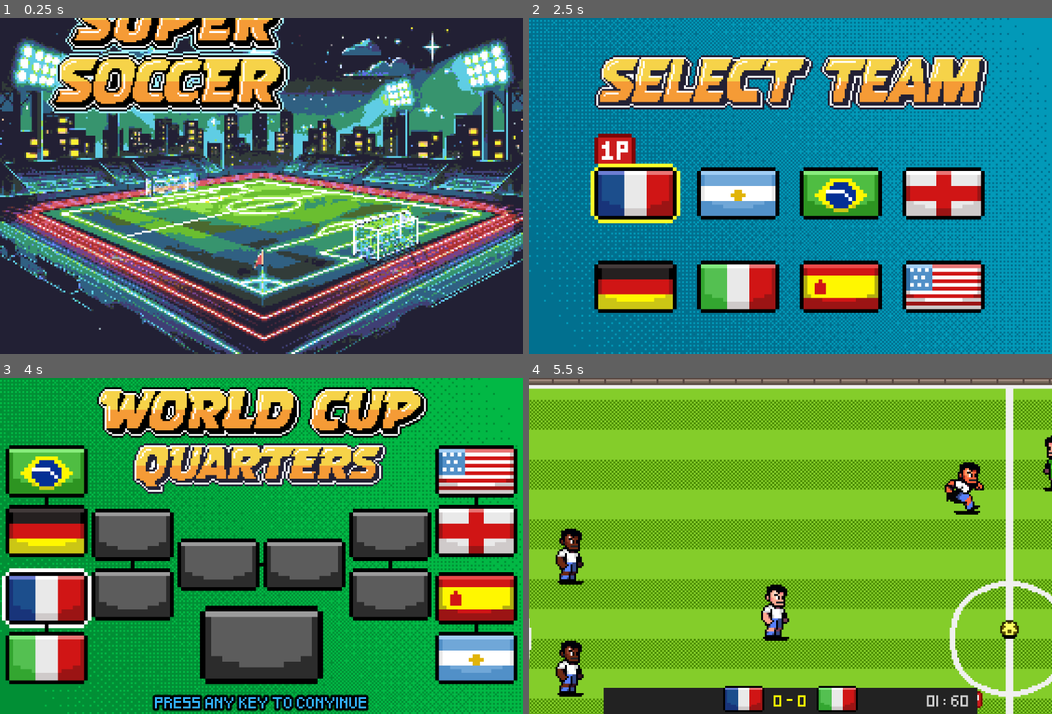
Above: before the commit, frames 1-4 (two rows, left to right).
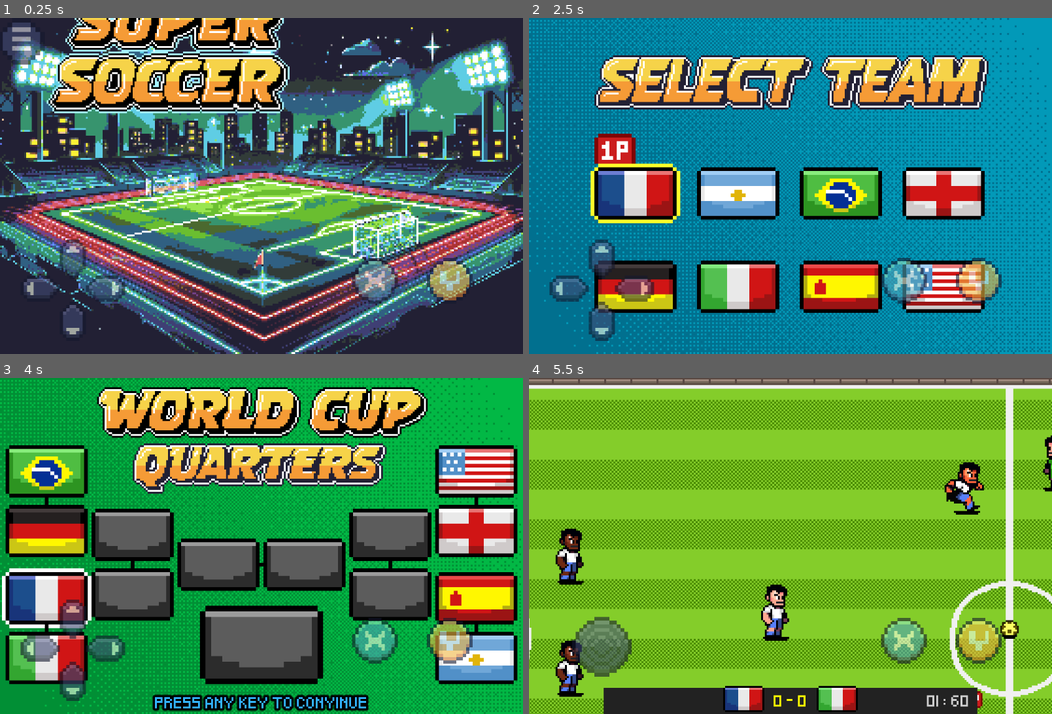
Above: after the commit, the same moments.

Repository: exfinmax/2Dsoccer-game
Game: Godot game, scene res://scenes/soccer_game.tscn
The game is run twice, just before and just after one commit, with the same random seed, the same clock (stepped at 60 frames per second) and the same inputs.
Inputs (mouse positions are in pixels of both pictures, inside the frame that each line leads up to):
- Up to frame 1 (0.25 s): no input
- Up to frame 2 (2.5 s): move the mouse to (905, 169) at 0.52 s; hold D (p1_right) 0.53-1.25 s; tap K (p1_pass) at 0.6, 2.1 s; click (905, 169) at 0.67 s; tap J (p1_shoot) at 0.8, 2.3 s; drag from (685, 202) to (764, 253) at 1.27 s; move the mouse to (842, 112) at 2.02 s; hold D (p1_right) from 2.03 s (still down)
- Up to frame 3 (4 s): release D (p1_right) at 2.75 s; drag from (235, 613) to (104, 495) at 2.77 s; move the mouse to (418, 596) at 3.52 s; hold A (p1_left) from 3.53 s (still down); tap Down (p2_down) at 3.6 s; tap J (p1_shoot) at 3.8 s
- Up to frame 4 (5.5 s): tap Escape (set) at 4.15 s; release A (p1_left) at 4.25 s; tap Enter at 4.25, 5 s; drag from (633, 495) to (712, 462) at 4.27 s; move the mouse to (816, 546) at 5.02 s; hold S (p1_down) from 5.03 s (still down); tap Keypad 3 (p2_pass) at 5.1 s; click (816, 546) at 5.17 s; tap J (p1_shoot) at 5.3 s

The runs differ from the first frame. In frame 1, 3.6% of the frame differs, in the area x 0-91%, y 1-95%; in frame 2, 3.5%; in frame 3, 3.7%, in the area x 3-91%, y 65-97%; in frame 4, 3.3%.

Commit message:
added virtual_joypad

Diff:
--- /dev/null
+++ b/UI/VirtualJoypad/actions.gd
@@ -0,0 +1,12 @@
+extends Control
+
+@onready var options: TouchScreenButton = $Options
+
+func _ready() -> void:
+	GameEvents.menu.connect(on_menu_change.bind())
+
+func on_menu_change(is_active:bool) -> void:
+	if is_active:
+		options.visible = true
+	else:
+		options.visible = false
--- /dev/null
+++ b/UI/VirtualJoypad/stick.gd
@@ -0,0 +1,17 @@
+extends Control
+
+
+@onready var knob: TouchScreenButton = $Knob
+@onready var options_actions: Node2D = $OptionsActions
+
+func _init() -> void:
+	GameEvents.control_change.connect(on_option_change.bind())
+
+
+func on_option_change(is_active:bool) -> void:
+	if is_active:
+		knob.visible = false
+		options_actions.visible = true
+	else:
+		knob.visible = true
+		options_actions.visible = false
--- /dev/null
+++ b/UI/VirtualJoypad/touch_screen_button.gd
@@ -0,0 +1,49 @@
+extends TouchScreenButton
+
+const DRAG_RADIUS := 10.0
+
+@onready var rest_pos := global_position
+@onready var sprite_2d: Sprite2D = $"../Sprite2D"
+
+var finger_index := -1
+var drag_offset: Vector2
+
+func _input(event: InputEvent) -> void:
+	var st := event as InputEventScreenTouch
+	if st:
+		if st.pressed && finger_index == -1:
+			var global_pos := st.position * get_canvas_transform()
+			var local_pos := global_pos * get_global_transform()
+			var rect := Rect2i(24,128,34,36)
+			if rect.has_point(global_pos):
+				finger_index = st.index
+				drag_offset = global_pos - global_position
+		elif !st.pressed && st.index == finger_index:
+			sprite_2d.visible = false
+			Input.action_release("p1_left")
+			Input.action_release("p1_right")
+			Input.action_release("p1_up")
+			Input.action_release("p1_down")
+			finger_index = -1
+			global_position = rest_pos
+
+	var sd := event as InputEventScreenDrag
+	if sd && sd.index == finger_index:
+		sprite_2d.visible = true
+		var wish_pos := sd.position * get_canvas_transform() - drag_offset
+		var movement := (wish_pos - rest_pos).limit_length(DRAG_RADIUS)
+		global_position = rest_pos + movement
+
+		movement /= DRAG_RADIUS
+		if movement.x > 0:
+			Input.action_release("p1_left")
+			Input.action_press("p1_right", (movement.x/2 + 0.5))
+		elif movement.x < 0:
+			Input.action_release("p1_right")
+			Input.action_press("p1_left", (-movement.x/2 + 0.5))
+		if movement.y > 0:
+			Input.action_release("p1_up")
+			Input.action_press("p1_down", (movement.y/2 + 0.5))
+		elif movement.y < 0:
+			Input.action_release("p1_down")
+			Input.action_press("p1_up", (-movement.y/2 + 0.5))
--- /dev/null
+++ b/UI/VirtualJoypad/virtual_joypad.tscn
@@ -0,0 +1,175 @@
+[gd_scene load_steps=21 format=3 uid="uid://bjftlwluxnc8o"]
+
+[ext_resource type="Texture2D" uid="uid://cj4tgqcatlkvg" path="res://UI/VirtualJoypad/gdb-xbox-2.png" id="1_251k1"]
+[ext_resource type="Script" uid="uid://cm50x2i3s70ht" path="res://UI/VirtualJoypad/actions.gd" id="1_acavu"]
+[ext_resource type="Script" uid="uid://cpd86g7f3chjf" path="res://UI/VirtualJoypad/touch_screen_button.gd" id="2_aaf8j"]
+[ext_resource type="Script" uid="uid://djsbk523w85os" path="res://UI/VirtualJoypad/stick.gd" id="2_m5xhe"]
+
+[sub_resource type="AtlasTexture" id="AtlasTexture_aaf8j"]
+atlas = ExtResource("1_251k1")
+region = Rect2(17, 177, 14, 14)
+
+[sub_resource type="AtlasTexture" id="AtlasTexture_m5xhe"]
+atlas = ExtResource("1_251k1")
+region = Rect2(65, 178, 14, 14)
+
+[sub_resource type="AtlasTexture" id="AtlasTexture_o03fy"]
+atlas = ExtResource("1_251k1")
+region = Rect2(17, 209, 14, 14)
+
+[sub_resource type="AtlasTexture" id="AtlasTexture_q4yhg"]
+atlas = ExtResource("1_251k1")
+region = Rect2(65, 210, 14, 14)
+
+[sub_resource type="AtlasTexture" id="AtlasTexture_x35uw"]
+atlas = ExtResource("1_251k1")
+region = Rect2(339, 547, 10, 10)
+
+[sub_resource type="AtlasTexture" id="AtlasTexture_wtkmx"]
+atlas = ExtResource("1_251k1")
+region = Rect2(403, 550, 10, 10)
+
+[sub_resource type="AtlasTexture" id="AtlasTexture_2hfml"]
+atlas = ExtResource("1_251k1")
+region = Rect2(176, 352, 16, 16)
+
+[sub_resource type="AtlasTexture" id="AtlasTexture_251k1"]
+atlas = ExtResource("1_251k1")
+region = Rect2(184, 312, 16, 16)
+
+[sub_resource type="AtlasTexture" id="AtlasTexture_papd8"]
+atlas = ExtResource("1_251k1")
+region = Rect2(100, 210, 8, 12)
+
+[sub_resource type="AtlasTexture" id="AtlasTexture_h53oa"]
+atlas = ExtResource("1_251k1")
+region = Rect2(132, 178, 8, 12)
+
+[sub_resource type="AtlasTexture" id="AtlasTexture_7o3rx"]
+atlas = ExtResource("1_251k1")
+region = Rect2(116, 210, 8, 12)
+
+[sub_resource type="AtlasTexture" id="AtlasTexture_8wyls"]
+atlas = ExtResource("1_251k1")
+region = Rect2(148, 178, 8, 12)
+
+[sub_resource type="AtlasTexture" id="AtlasTexture_vk4fr"]
+atlas = ExtResource("1_251k1")
+region = Rect2(98, 227, 12, 8)
+
+[sub_resource type="AtlasTexture" id="AtlasTexture_xlvj1"]
+atlas = ExtResource("1_251k1")
+region = Rect2(130, 195, 12, 8)
+
+[sub_resource type="AtlasTexture" id="AtlasTexture_gms26"]
+atlas = ExtResource("1_251k1")
+region = Rect2(114, 227, 12, 8)
+
+[sub_resource type="AtlasTexture" id="AtlasTexture_1bkao"]
+atlas = ExtResource("1_251k1")
+region = Rect2(146, 195, 12, 8)
+
+[node name="VirtualJoypad" type="Control"]
+process_mode = 3
+layout_mode = 3
+anchors_preset = 15
+anchor_right = 1.0
+anchor_bottom = 1.0
+grow_horizontal = 2
+grow_vertical = 2
+
+[node name="Actions" type="Control" parent="."]
+layout_mode = 1
+anchors_preset = 3
+anchor_left = 1.0
+anchor_top = 1.0
+anchor_right = 1.0
+anchor_bottom = 1.0
+offset_left = -54.0
+offset_top = -34.0
+offset_right = -54.0
+offset_bottom = -34.0
+grow_horizontal = 0
+grow_vertical = 0
+scale = Vector2(2.5, 2.5)
+script = ExtResource("1_acavu")
+
+[node name="Attack" type="TouchScreenButton" parent="Actions"]
+position = Vector2(-15, -7)
+scale = Vector2(0.7, 0.7)
+texture_normal = SubResource("AtlasTexture_aaf8j")
+texture_pressed = SubResource("AtlasTexture_m5xhe")
+action = "p1_shoot"
+visibility_mode = 1
+
+[node name="Jump" type="TouchScreenButton" parent="Actions"]
+position = Vector2(1, -7)
+scale = Vector2(0.7, 0.7)
+texture_normal = SubResource("AtlasTexture_o03fy")
+texture_pressed = SubResource("AtlasTexture_q4yhg")
+action = "p1_pass"
+visibility_mode = 1
+
+[node name="Options" type="TouchScreenButton" parent="Actions"]
+position = Vector2(-90.8, -58.4)
+texture_normal = SubResource("AtlasTexture_x35uw")
+texture_pressed = SubResource("AtlasTexture_wtkmx")
+action = "set"
+visibility_mode = 1
+
+[node name="Stick" type="Control" parent="."]
+layout_mode = 1
+anchors_preset = 2
+anchor_top = 1.0
+anchor_bottom = 1.0
+offset_top = -180.0
+offset_bottom = -180.0
+grow_vertical = 0
+scale = Vector2(2.5, 2.5)
+script = ExtResource("2_m5xhe")
+
+[node name="Sprite2D" type="Sprite2D" parent="Stick"]
+visible = false
+position = Vector2(15.2, 57.6)
+scale = Vector2(0.8, 0.8)
+texture = SubResource("AtlasTexture_2hfml")
+
+[node name="Knob" type="TouchScreenButton" parent="Stick"]
+visible = false
+position = Vector2(9.2, 51.2)
+scale = Vector2(0.8, 0.8)
+texture_normal = SubResource("AtlasTexture_251k1")
+visibility_mode = 1
+script = ExtResource("2_aaf8j")
+
+[node name="OptionsActions" type="Node2D" parent="Stick"]
+position = Vector2(15.6, 58)
+scale = Vector2(0.7, 0.7)
+
+[node name="Up" type="TouchScreenButton" parent="Stick/OptionsActions"]
+position = Vector2(-4, -15)
+texture_normal = SubResource("AtlasTexture_papd8")
+texture_pressed = SubResource("AtlasTexture_h53oa")
+action = "p1_up"
+visibility_mode = 1
+
+[node name="Down" type="TouchScreenButton" parent="Stick/OptionsActions"]
+position = Vector2(-4, 4)
+texture_normal = SubResource("AtlasTexture_7o3rx")
+texture_pressed = SubResource("AtlasTexture_8wyls")
+action = "p1_down"
+visibility_mode = 1
+
+[node name="Left" type="TouchScreenButton" parent="Stick/OptionsActions"]
+position = Vector2(-16, -4)
+texture_normal = SubResource("AtlasTexture_vk4fr")
+texture_pressed = SubResource("AtlasTexture_xlvj1")
+action = "p1_left"
+visibility_mode = 1
+
+[node name="Right" type="TouchScreenButton" parent="Stick/OptionsActions"]
+position = Vector2(4, -4)
+texture_normal = SubResource("AtlasTexture_gms26")
+texture_pressed = SubResource("AtlasTexture_1bkao")
+action = "p1_right"
+visibility_mode = 1
--- a/scenes/game_events.gd
+++ b/scenes/game_events.gd
@@ -9,6 +9,8 @@
 signal team_scored(country_scored_on: String)
 signal team_reset
 signal set_change
+signal control_change(is_active:bool)
+signal menu(is_active:bool)
 
 var player_back_to_kickoff :int = 0
 var setting_varrent : Array[int] = [5,5,1,0]
--- a/scenes/soccer_game.gd
+++ b/scenes/soccer_game.gd
@@ -1,5 +1,7 @@
 class_name SoccerGame
 extends Node
+
+
 
 enum ScreenType {
 	MAIN_MENU,
@@ -23,3 +25,7 @@
 	current_screen.set_up(self, data)
 	current_screen.state_transition_requested.connect(switch_screen.bind())
 	call_deferred("add_child", current_screen)
+	if screen == ScreenType.MAIN_MENU || screen == ScreenType.SETTING:
+		GameEvents.menu.emit(true)
+	else:
+		GameEvents.menu.emit(false)
--- a/scenes/soccer_game.tscn
+++ b/scenes/soccer_game.tscn
@@ -1,6 +1,12 @@
-[gd_scene load_steps=2 format=3 uid="uid://b6xgrnqn6elm4"]
+[gd_scene load_steps=3 format=3 uid="uid://b6xgrnqn6elm4"]
 
 [ext_resource type="Script" uid="uid://m6j654mjpd2g" path="res://scenes/soccer_game.gd" id="1_g6iqh"]
+[ext_resource type="PackedScene" uid="uid://bjftlwluxnc8o" path="res://UI/VirtualJoypad/virtual_joypad.tscn" id="2_upe2s"]
 
 [node name="SoccerGame" type="Node"]
 script = ExtResource("1_g6iqh")
+
+[node name="CanvasLayer" type="CanvasLayer" parent="."]
+
+[node name="VirtualJoypad" parent="CanvasLayer" instance=ExtResource("2_upe2s")]
+modulate = Color(1, 1, 1, 0.6)
--- a/screens/mainmenu/main_menu.gd
+++ b/screens/mainmenu/main_menu.gd
@@ -1,5 +1,7 @@
 class_name MainMenuScreen
 extends Screen
+
+
 
 const MENU_TEXTURES := [
 	[preload("res://assets/art/ui/mainmenu/1-player.png"),preload("res://assets/art/ui/mainmenu/1-player-selected.png")],
--- a/screens/world/worldscreen.gd
+++ b/screens/world/worldscreen.gd
@@ -11,11 +11,12 @@
 func _ready() -> void:
 	GameEvents.game_over.connect(on_game_over.bind())
 	GameManager.start_game()
-
+	GameEvents.control_change.emit(false)
 
 func _process(delta: float) -> void:
 	if is_over:
 		if Time.get_ticks_msec() - time_start_game_over > DURATION:
+			GameEvents.control_change.emit(true)
 			if screen_data.tournament != null && GameManager.current_match.winner == GameManager.player_setup[0]:
 				screen_data.tournament.advance()
 				transition_state(SoccerGame.ScreenType.TOURNAMENT, screen_data)
Not shown, added: UI/VirtualJoypad/actions.gd.uid
Binary file added: UI/VirtualJoypad/gdb-xbox-2.png
Not shown, added: UI/VirtualJoypad/gdb-xbox-2.png.import
Not shown, added: UI/VirtualJoypad/stick.gd.uid
Not shown, added: UI/VirtualJoypad/touch_screen_button.gd.uid
Not shown, changed: export_presets.cfg
Not shown, changed: .gitignore
Not shown, added: UI/VirtualJoypad/virtual_joypad.tscn2334828860.tmp
Not shown, changed: export/index.apple-touch-icon.zip
Not shown, changed: export/index.html
Not shown, changed: export/index.pck
